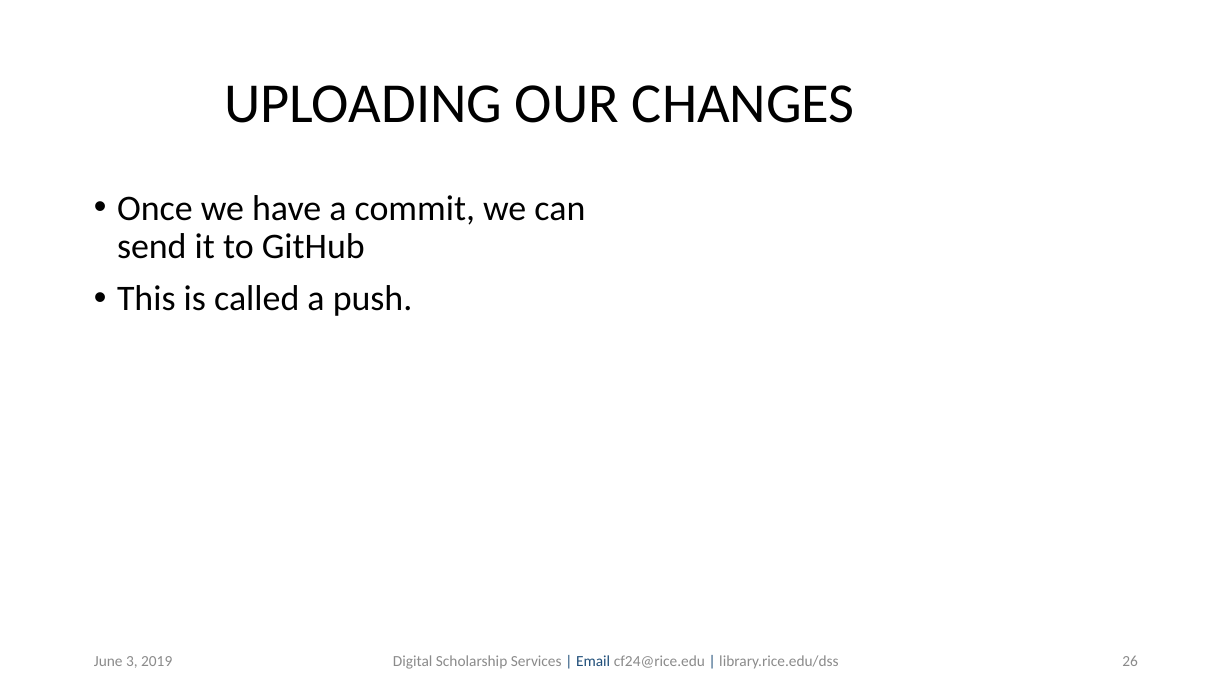
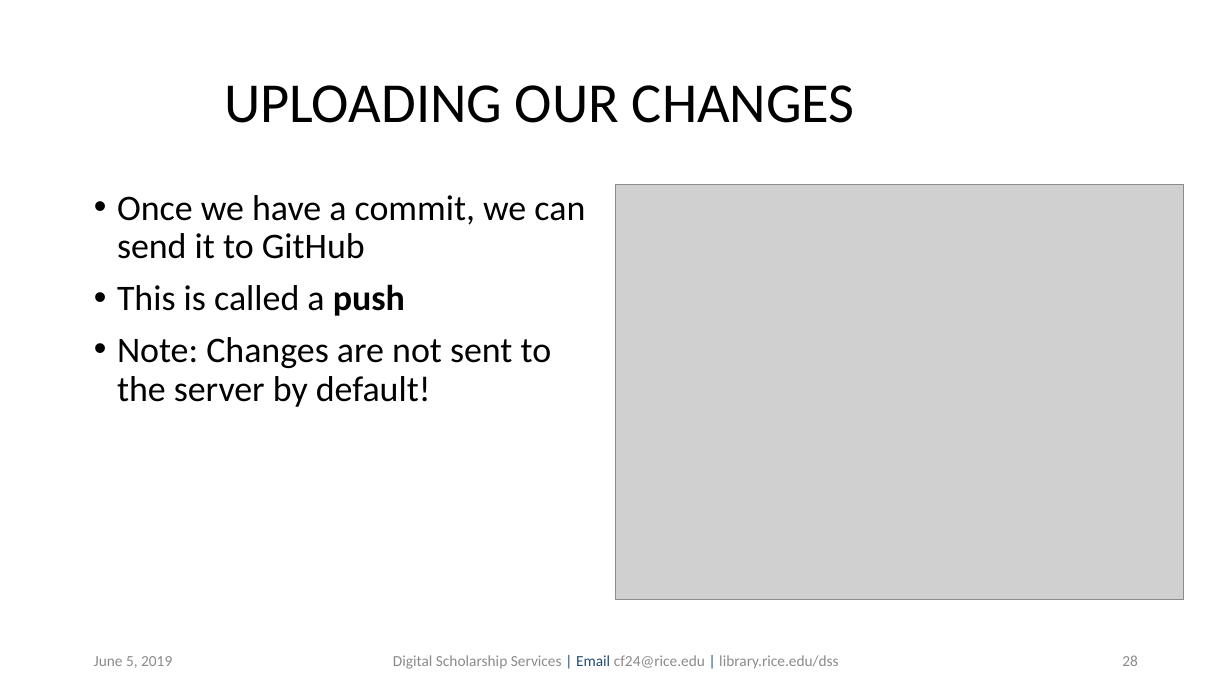
Before and after one commit to bakitybacon/rice-data-and-donuts, a slide deck: slide 28 of github/Introduction to Git & Github.pptx (slide 26 before the commit). Drawn at 1232x693 pixels with LibreOffice and Linux fonts; fonts in the diff are those of the drawing; grey boxes stand for pictures; background and template pictures are left out. Boxes give left, top, right and bottom in pixels: in the first picture for what was removed or moved away, otherwise in the second. Text is boxed around its words. In the diff, an @@ line names an element or a change of style, - is before the commit and + after.

```diff
--- a/github/Introduction to Git & Github.pptx
+++ b/github/Introduction to Git & Github.pptx
@@ picture added at [616, 185, 1184, 601] @@
@@ text at [117, 284, 552, 407]: text changed @@
-• This is called a push.
+• This is called a push
+• Note: Changes are not sent to the server by default!
@@ text at [94, 656, 172, 668]: text changed @@
-June 3, 2019
+June 5, 2019
@@ page number at [1122, 655, 1138, 666]: text changed @@
-26
+28
```
Also in this commit, not shown: 27 other slides changed, 12 slides added.
